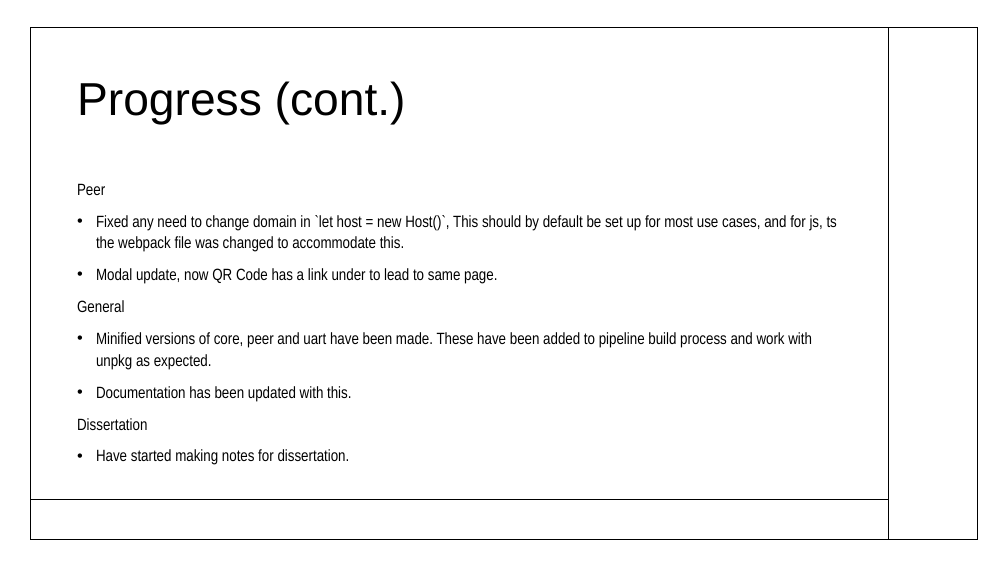
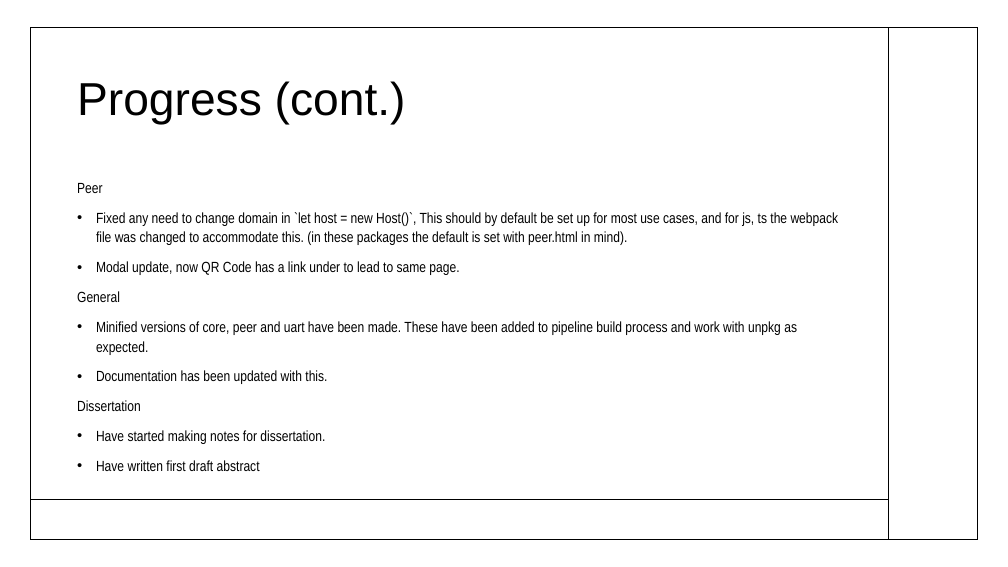
Before and after one commit to callummclu/dissertation, a slide deck: slide 3 of meetings/week 9/week9_presentation.pptx. Drawn at 1008x567 pixels with LibreOffice and Linux fonts; fonts in the diff are those of the drawing. Boxes give left, top, right and bottom in pixels: in the first picture for what was removed or moved away, otherwise in the second. Text is boxed around its words. In the diff, an @@ line names an element or a change of style, - is before the commit and + after.

```diff
--- a/meetings/week 9/week9_presentation.pptx
+++ b/meetings/week 9/week9_presentation.pptx
@@ text at (77,183,797,444): size 15.5 to 14 pt in "Peer", "Modal update, now QR Code has a ...", "General", "Minified versions of core, peer and uart ..." and 3 more places @@
@@ text at (96,212,839,245): text changed; size 15.5 to 14 pt @@
-• Fixed any need to change domain in `let host = new Host()`, This should by default be set up for most use cases, and for js, ts the webpack file was changed to accommodate this.
+• Fixed any need to change domain in `let host = new Host()`, This should by default be set up for most use cases, and for js, ts the webpack file was changed to accommodate this. (in these packages the default is set with peer.html in mind).
@@ text at (96,460,260,471): paragraph added @@
+• Have written first draft abstract
```
Also in this commit, not shown: 1 other file.
